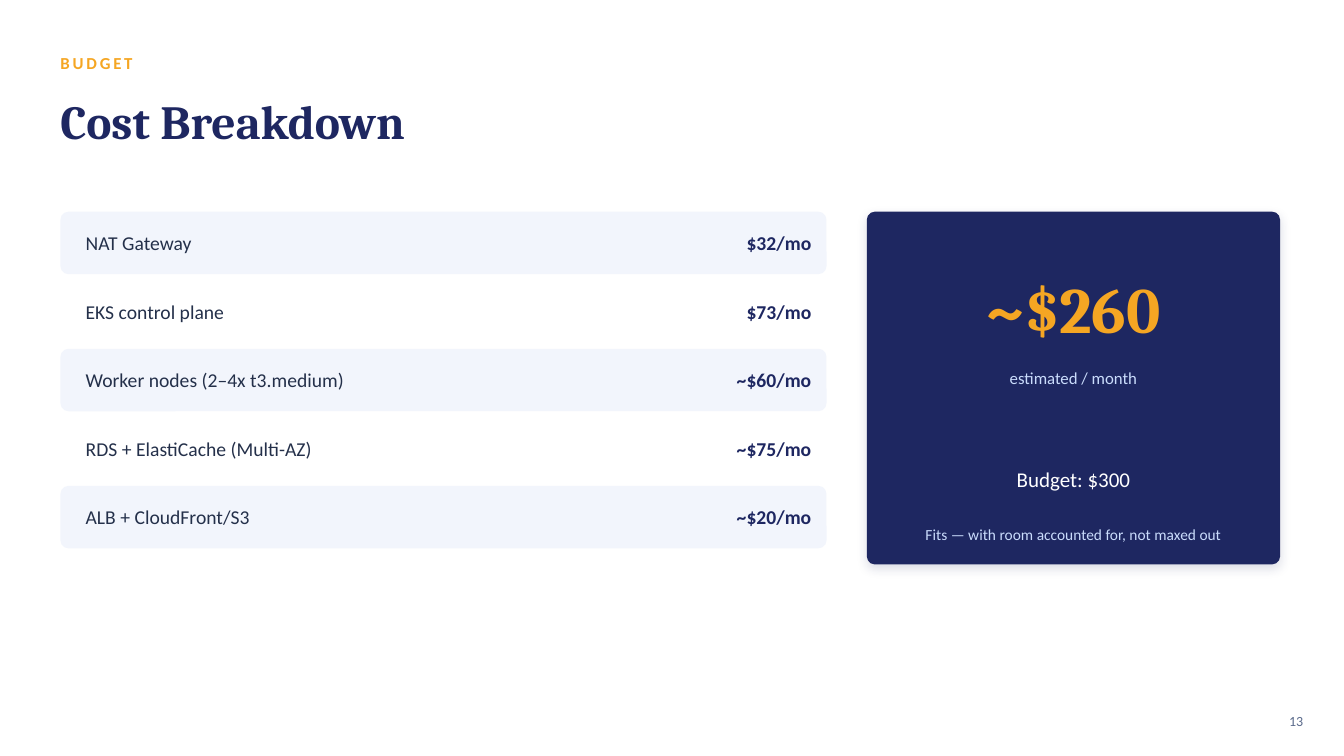
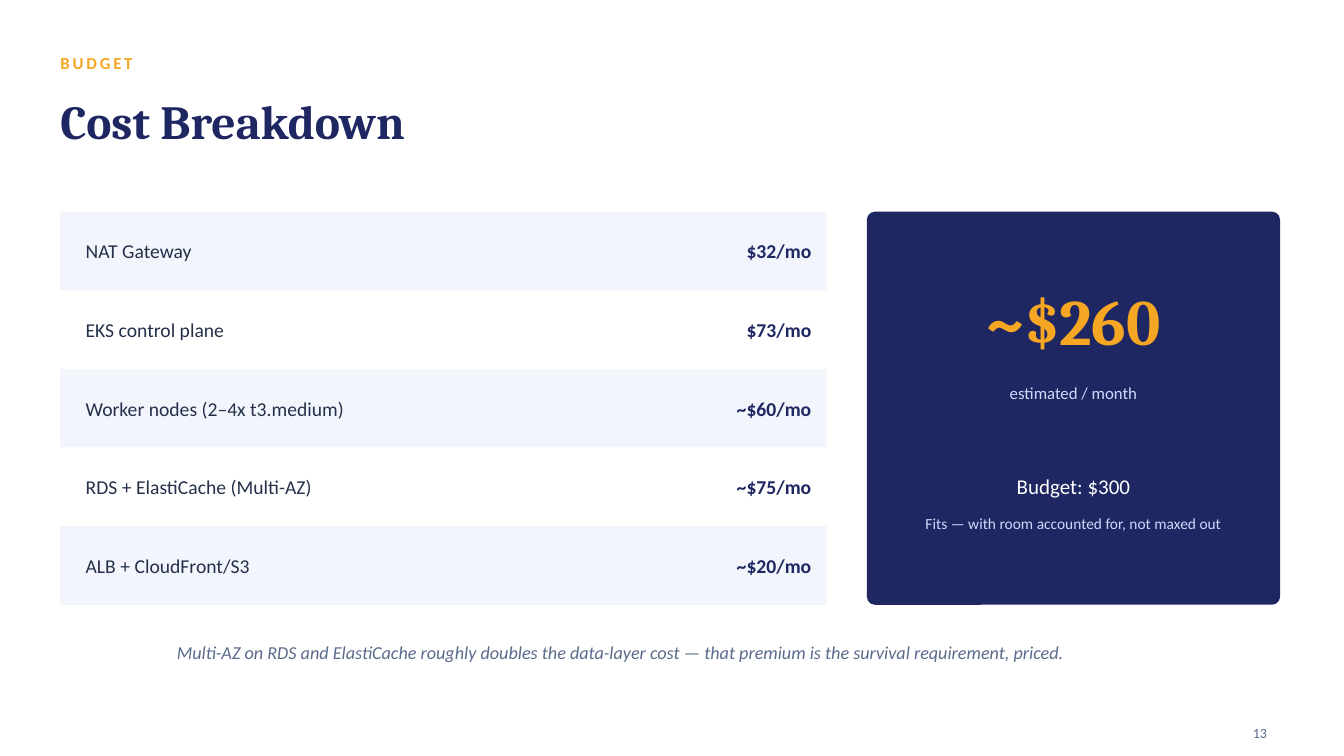
Before and after one commit to rotemamt/statuspage-on-aws-eks, a slide deck: slide 13 of Status-Page-Presentation.pptx. Drawn at 1344x756 pixels with LibreOffice and Linux fonts; fonts in the diff are those of the drawing. Boxes give left, top, right and bottom in pixels: in the first picture for what was removed or moved away, otherwise in the second. Text is boxed around its words. In the diff, an @@ line names an element or a change of style, - is before the commit and + after.

```diff
--- a/Status-Page-Presentation.pptx
+++ b/Status-Page-Presentation.pptx
@@ rectangle: place and size @@
-rectangle at (60,212,827,274)
+rectangle at (60,212,827,290)
@@ text "NAT Gateway": place and size @@
-text "NAT Gateway" at (86,237,191,253)
+text "NAT Gateway" at (86,245,191,261)
@@ text "$32/mo": place and size @@
-text "$32/mo" at (747,236,812,252)
+text "$32/mo" at (747,244,812,260)
@@ rounded rectangle: place and size @@
-rounded rectangle at (867,212,1280,565)
+rounded rectangle at (867,212,1280,605)
@@ rounded rectangle at (867,212,1280,605): shadow off; proportions changed @@
@@ rectangle: place and size @@
-rectangle at (60,280,827,343)
+rectangle at (60,290,827,369)
@@ text "EKS control plane": place and size @@
-text "EKS control plane" at (86,305,224,322)
+text "EKS control plane" at (86,323,224,340)
@@ text "$73/mo": place and size @@
-text "$73/mo" at (747,305,812,321)
+text "$73/mo" at (747,323,812,339)
@@ text "~$260": place and size @@
-text "~$260" at (986,285,1161,338)
+text "~$260" at (986,297,1161,350)
@@ rectangle: place and size @@
-rectangle at (60,349,827,411)
+rectangle at (60,369,827,448)
@@ text "Worker nodes (2–4x t3.medium)": place and size @@
-text "Worker nodes (2–4x t3.medium)" at (86,373,344,390)
+text "Worker nodes (2–4x t3.medium)" at (86,402,344,419)
@@ text "~$60/mo": place and size @@
-text "~$60/mo" at (737,373,812,389)
+text "~$60/mo" at (737,402,812,418)
@@ text "estimated / month": place and size @@
-text "estimated / month" at (1010,372,1137,384)
+text "estimated / month" at (1010,387,1137,399)
@@ rectangle: place and size @@
-rectangle at (60,417,827,480)
+rectangle at (60,448,827,526)
@@ text "RDS + ElastiCache (Multi-AZ)": place and size @@
-text "RDS + ElastiCache (Multi-AZ)" at (86,442,312,459)
+text "RDS + ElastiCache (Multi-AZ)" at (86,480,312,497)
@@ text "~$75/mo": place and size @@
-text "~$75/mo" at (737,442,812,458)
+text "~$75/mo" at (737,480,812,496)
@@ text "Budget: $300": place and size @@
-text "Budget: $300" at (1017,472,1131,491)
+text "Budget: $300" at (1017,479,1131,498)
@@ rounded rectangle to rectangle in 5 elements at (60,212,827,290), (60,290,827,369), (60,369,827,448), (60,448,827,526), (60,526,827,605) @@
@@ rectangle: place and size @@
-rectangle at (60,486,827,548)
+rectangle at (60,526,827,605)
@@ text "ALB + CloudFront/S3": place and size @@
-text "ALB + CloudFront/S3" at (86,510,250,525)
+text "ALB + CloudFront/S3" at (86,559,250,574)
@@ text "~$20/mo": place and size @@
-text "~$20/mo" at (737,510,812,526)
+text "~$20/mo" at (737,559,812,575)
@@ text "Fits — with room accounted ...": place and size @@
-text "Fits — with room accounted ..." at (925,529,1221,542)
+text "Fits — with room accounted ..." at (925,518,1221,531)
@@ text "Fits — with room accounted ..." at (925,518,1221,531): vertical alignment middle to top @@
@@ text added at (177,646,1064,662), 13 pt, text #5B6B8C, italic @@
+Multi-AZ on RDS and ElastiCache roughly doubles the data-layer cost — that premium is the survival requirement, priced.
@@ text "13": place and size @@
-text "13" at (1289,717,1303,726)
+text "13" at (1253,729,1267,738)
@@ text "13" at (1253,729,1267,738): alignment right to left @@
```
Also in this commit, not shown: 12 other slides changed, 1 slide added, 1 slide removed, 3 other files.
